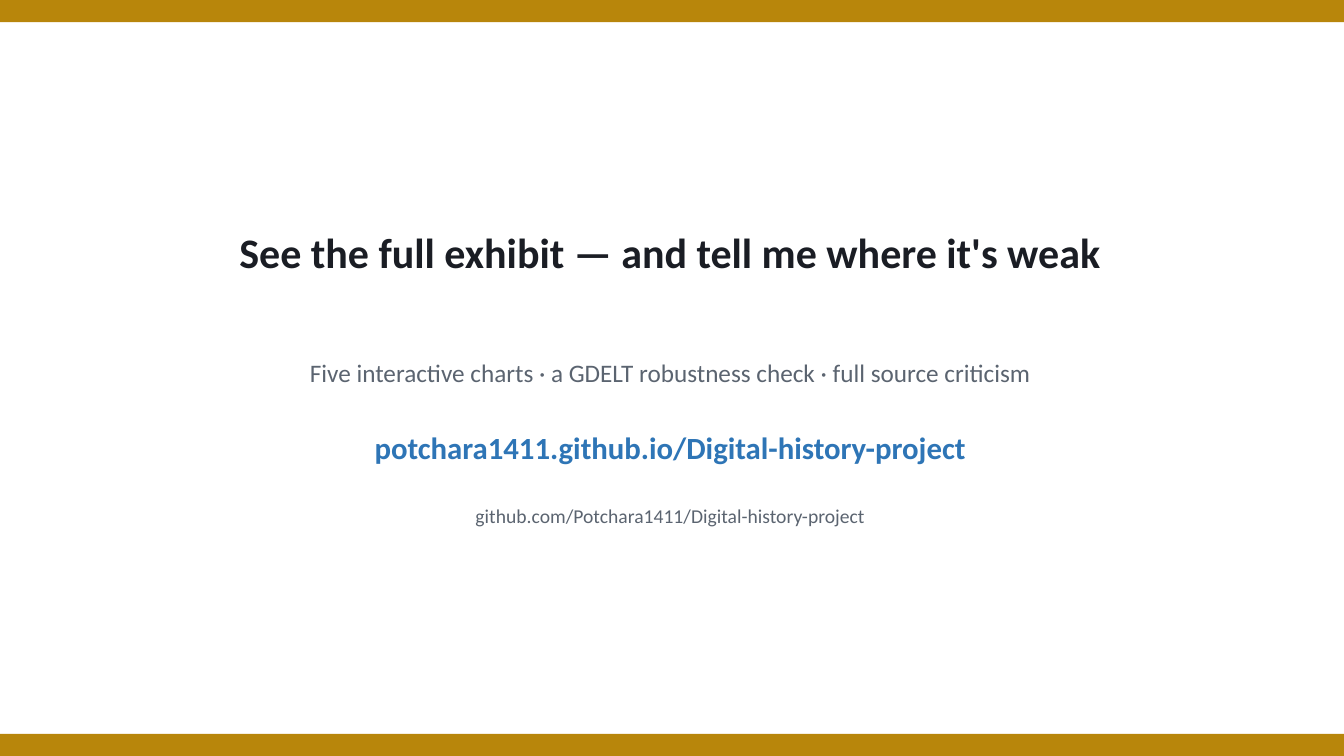
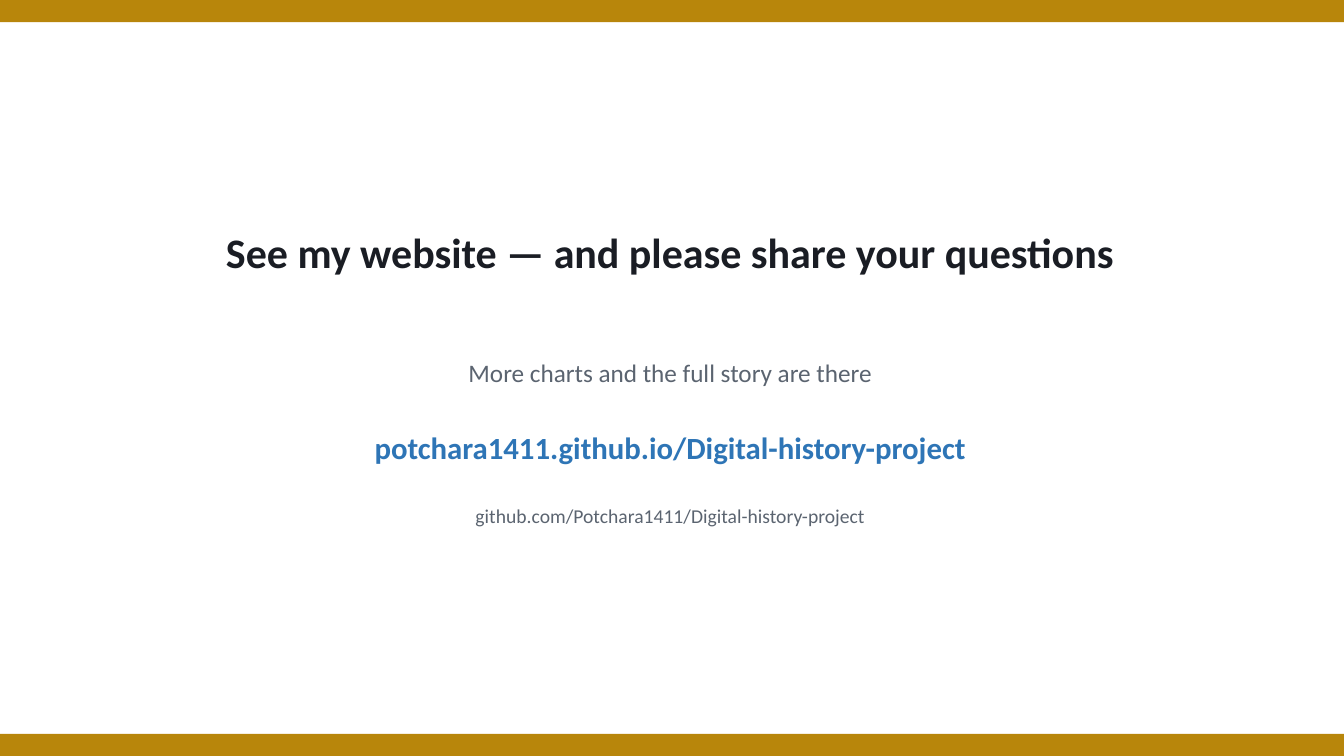
Before and after one commit to Potchara1411/Digital-history-project, a slide deck: slide 7 of ai_discourse_4min.pptx. Drawn at 1344x756 pixels with LibreOffice and Linux fonts; fonts in the diff are those of the drawing. Boxes give left, top, right and bottom in pixels: in the first picture for what was removed or moved away, otherwise in the second. Text is boxed around its words. In the diff, an @@ line names an element or a change of style, - is before the commit and + after.

```diff
--- a/ai_discourse_4min.pptx
+++ b/ai_discourse_4min.pptx
@@ text at box(226, 238, 1114, 275): text changed @@
-See the full exhibit — and tell me where it's weak
+See my website — and please share your questions
@@ text at box(468, 364, 871, 386): text changed @@
-Five interactive charts · a GDELT robustness check · full source criticism
+More charts and the full story are there
```
Also in this commit, not shown: 6 other slides changed, 2 other files.
